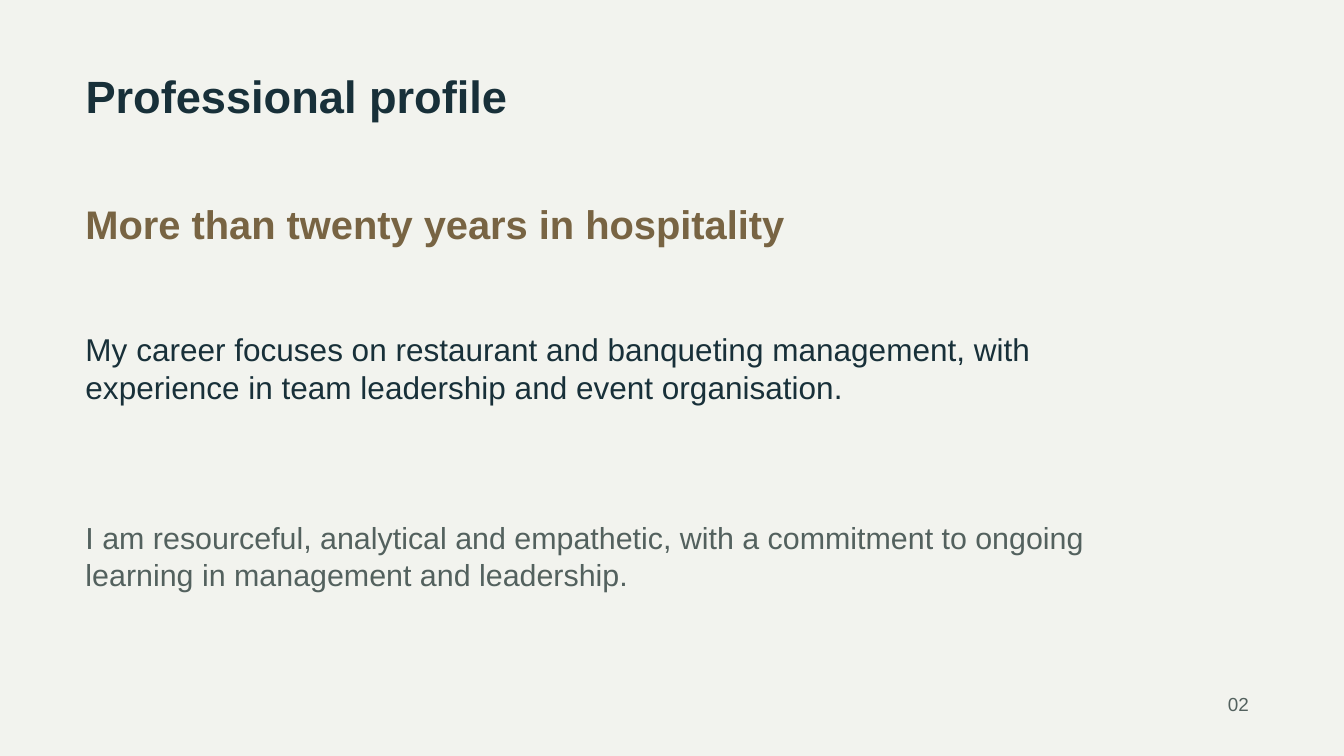
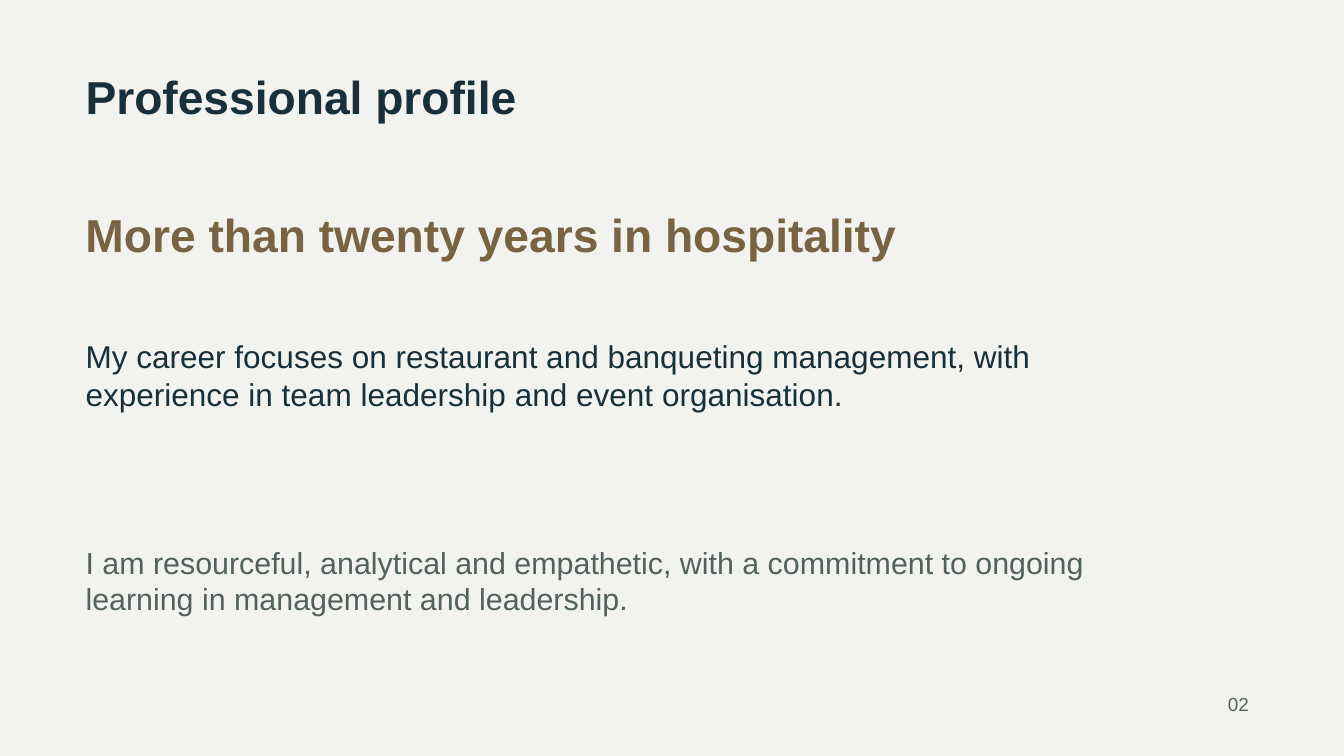
Before and after one commit to Raymonchu48/human-systems-performance, a slide deck: slide 2 of en/assets/Perfil_Hosteleria_Ramon_Curbalan_Vega.pptx. Drawn at 1344x756 pixels with LibreOffice and Linux fonts; fonts in the diff are those of the drawing. Boxes give left, top, right and bottom in pixels: in the first picture for what was removed or moved away, otherwise in the second. Text is boxed around its words. In the diff, an @@ line names an element or a change of style, - is before the commit and + after.

Commit message:
Restore original Spanish document and deck designs in the English edition
Preserve original artwork, page geometry, colours and typography; translate text in place. Restore contact artwork and FARMAGEND branding, and refresh document viewer URLs.

```diff
--- a/en/assets/Perfil_Hosteleria_Ramon_Curbalan_Vega.pptx
+++ b/en/assets/Perfil_Hosteleria_Ramon_Curbalan_Vega.pptx
@@ text "Professional profile" at (86, 80, 516, 123): size 32.2 to 33 pt @@
@@ text "More than twenty years in ...": place and size @@
-text "More than twenty years in ..." at (85, 210, 784, 247)
+text "More than twenty years in ..." at (85, 218, 896, 262)
@@ text "More than twenty years in ..." at (85, 218, 896, 262): size 28.5 to 33 pt @@
@@ text "My career focuses on restaurant ...": place and size @@
-text "My career focuses on restaurant ..." at (85, 338, 1030, 405)
+text "My career focuses on restaurant ..." at (86, 345, 1030, 412)
@@ text "I am resourceful, analytical and ...": place and size @@
-text "I am resourceful, analytical and ..." at (85, 527, 1083, 592)
+text "I am resourceful, analytical and ..." at (86, 552, 1083, 616)
```
Also in this commit, not shown: 5 other slides changed, 32 other files.
